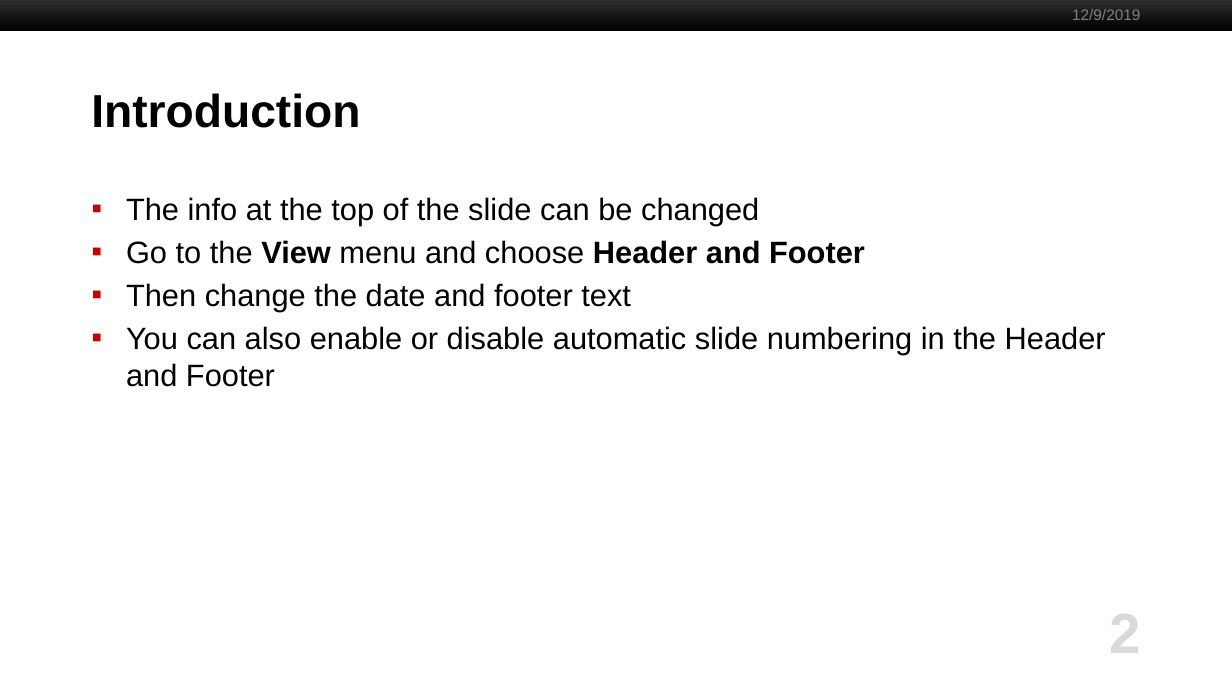
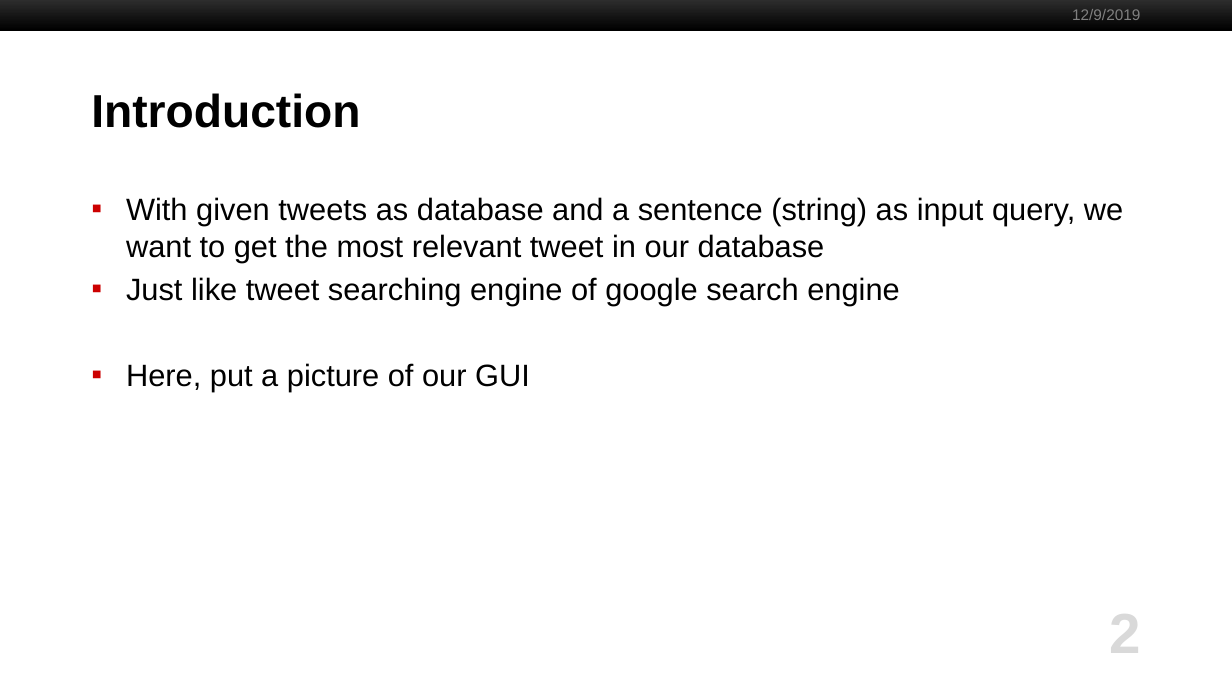
Before and after one commit to mdche001/EC504_Twitter_Keyword_Search, a slide deck: slide 2 of EC504_pre.pptx. Drawn at 1232x693 pixels with LibreOffice and Linux fonts; fonts in the diff are those of the drawing; background and template pictures are left out. Boxes give left, top, right and bottom in pixels: in the first picture for what was removed or moved away, otherwise in the second. Text is boxed around its words. In the diff, an @@ line names an element or a change of style, - is before the commit and + after.

```diff
--- a/EC504_pre.pptx
+++ b/EC504_pre.pptx
@@ text at [126, 197, 1123, 392]: text changed @@
-▪ The info at the top of the slide can be changed
-▪ Go to the View menu and choose Header and Footer
-▪ Then change the date and footer text
-▪ You can also enable or disable automatic slide numbering in the Header and Footer
+▪ With given tweets as database and a sentence (string) as input query, we want to get the most relevant tweet in our database
+▪ Just like tweet searching engine of google search engine
+▪ Here, put a picture of our GUI
```
Also in this commit, not shown: 1 other slide changed, 2 slides added, 3 slides removed.
